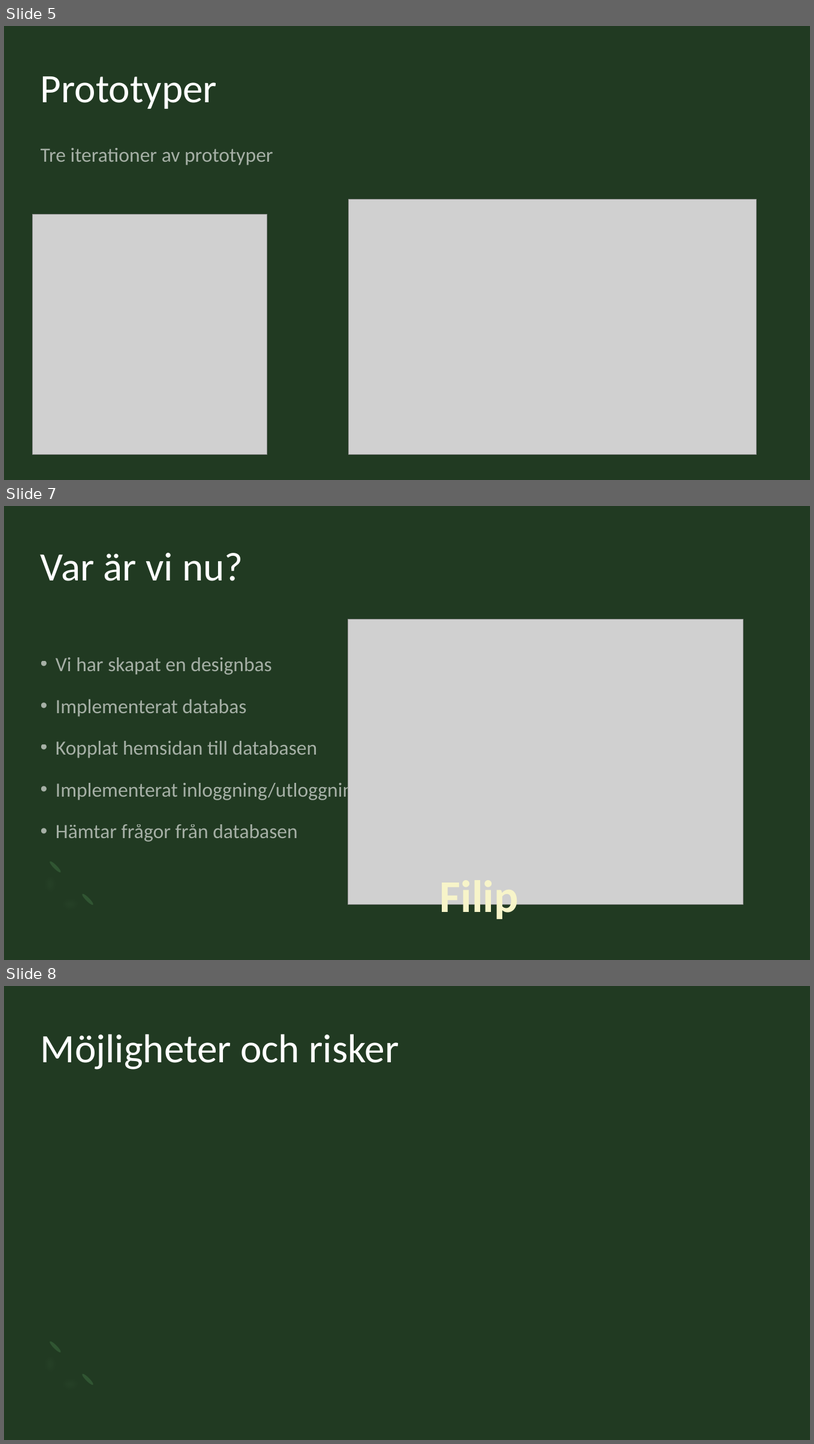
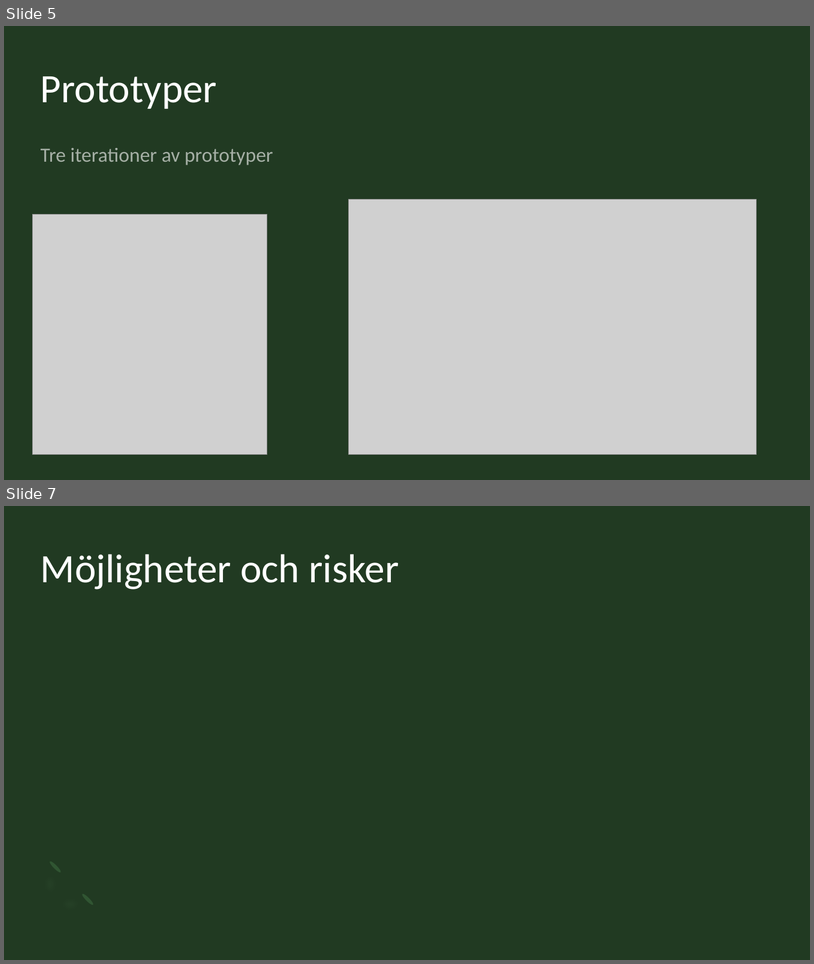
Before and after one commit to Sjofil/HASAB-IDA3, a slide deck: Delredovisning/Sustainable Forms presentation.pptx. Shown one above the other, each under a label of ours: slides 5, 7 and 8 before the commit, slides 5 and 7 after it; the slides between them are not shown. The pictures are 814x1444 and 814x964 pixels, drawn with LibreOffice and Linux fonts; fonts in the diff are those of the drawing; grey boxes stand for pictures. Boxes give left, top, right and bottom in pixels: in the first picture for what was removed or moved away, otherwise in the second. Text is boxed around its words. In the diff, an @@ line names an element or a change of style, - is before the commit and + after.

```diff
--- a/Delredovisning/Sustainable Forms presentation.pptx
+++ b/Delredovisning/Sustainable Forms presentation.pptx
@@ slide 7 removed at [4, 506, 810, 960], background #213A22; not listed: 3 template elements that a slide beside it also shows @@
@@ title removed at [41, 552, 243, 581] @@
-Var är vi nu?
@@ picture removed at [348, 619, 743, 904] @@
@@ text removed at [56, 657, 363, 841] @@
-• Vi har skapat en designbas
-• Implementerat databas
-• Kopplat hemsidan till databasen
-• Implementerat inloggning/utloggning
-• Hämtar frågor från databasen
@@ text removed at [440, 904, 519, 922] @@
-Filip
@@ what was slide 8 is now slide 7 @@
```
Also in this commit, not shown: 2 slides changed, 1 other file.
